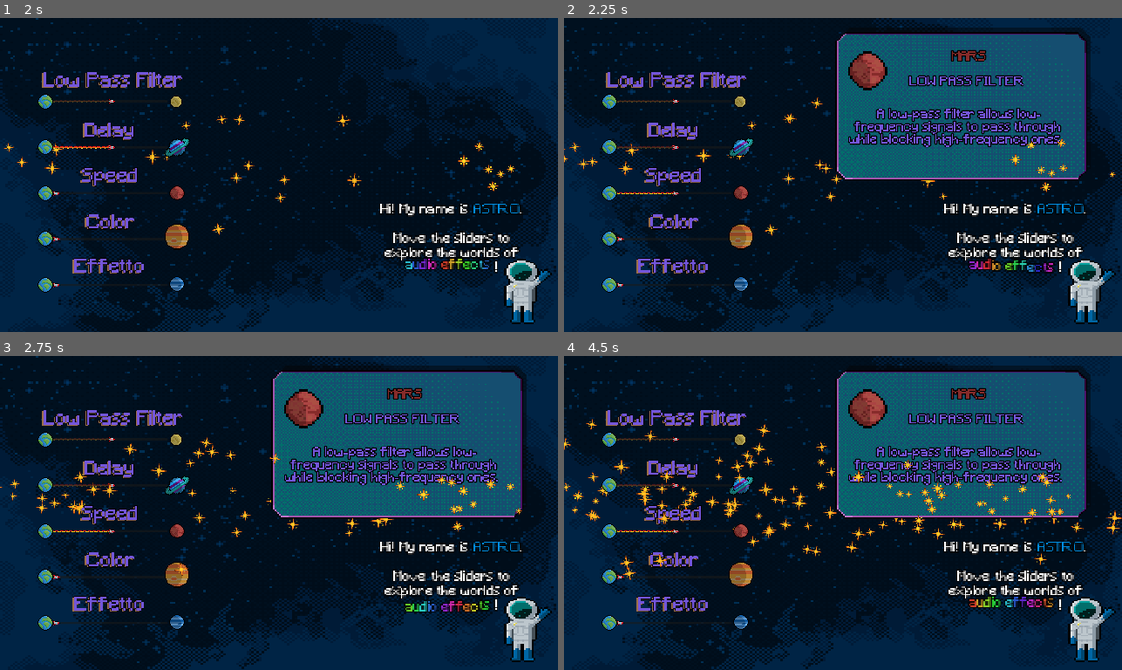
Above: before the commit, frames 1-4 (two rows, left to right).
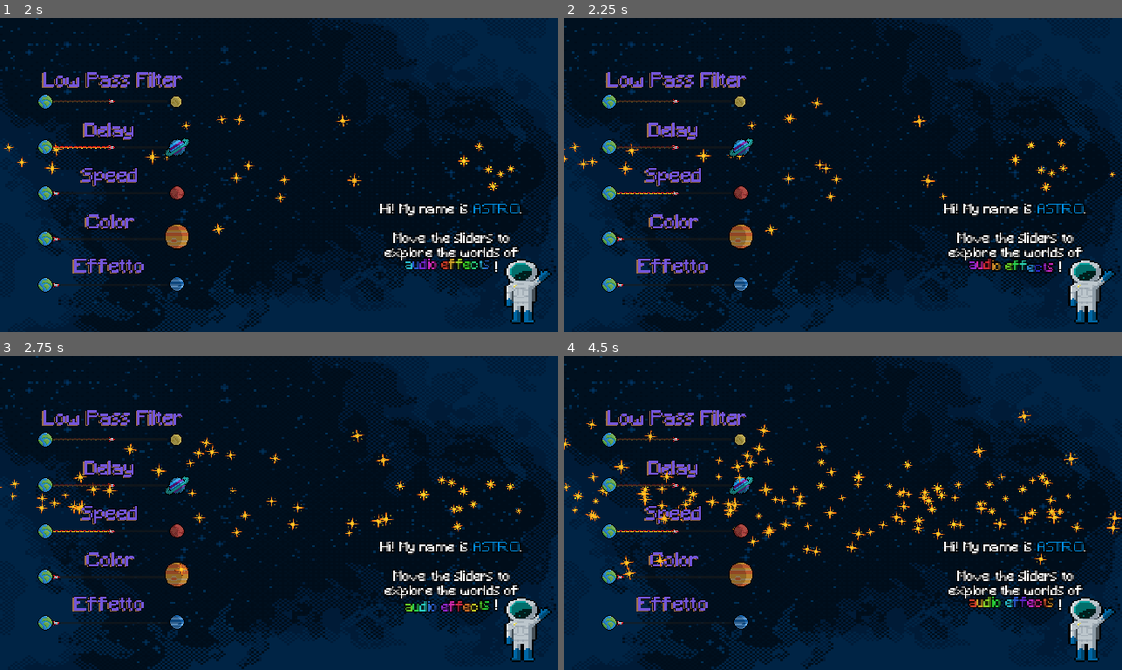
Above: after the commit, the same moments.

Repository: mengo1993/gianluandreeducationalgamejam
Game: Godot game, scene res://game.tscn
Two runs of this game, one before a commit and one after it. Both use one fixed random seed, a clock stepped at 60 frames per second and the inputs below. Sound files missing from this copy of the repository are replaced by a short silence.
Inputs (mouse positions are in pixels of both pictures, inside the frame that each line leads up to):
- Up to frame 1 (2 s): click (111, 93) at 0.52 s; click (111, 137) at 1.27 s
- Up to frame 2 (2.25 s): click (675, 184) at 2.02 s
- Up to frame 3 (2.75 s): no input
- Up to frame 4 (4.5 s): click (675, 431) at 2.77 s; click (675, 475) at 3.52 s; click (675, 522) at 4.27 s

Frame 1 is identical in both runs. In frame 2, 21% of the frame differs, in the area x 48-95%, y 3-52%; in frame 3, 21%; in frame 4, 21%.

Commit message:
pamplets appaiono con tutti i pianeti

Diff:
--- a/game.gd
+++ b/game.gd
@@ -58,6 +58,12 @@
 		audio_main.play()
 	)
 
+	# connect buttons to fade out
+	for node in get_tree().get_nodes_in_group("pamplets_button"): # This gets all nodes, then filter
+		if node is Button:
+			node.mouse_exited.connect(pamplets.fade_out)
+
+
 
 func _on_slider_speed_value_changed(value: float) -> void:
 	edit_particles_speed(value)
@@ -173,8 +179,84 @@
 
 ###### POP UP PAMPLETS
 
-# speed slider
-func _on_slider_speed_mouse_entered() -> void:
-	pamplets.visible = true
-func _on_slider_speed_mouse_exited() -> void:
-	pamplets.visible = false
+## speed slider
+#func _on_slider_speed_mouse_entered() -> void:
+	#pamplets.visible = true
+#func _on_slider_speed_mouse_exited() -> void:
+	#pamplets.visible = false
+
+
+
+func _on_description_1_mouse_entered() -> void:
+	var texture : Texture2D = preload("res://moon.png")
+
+	var plant_text = "[color=#872b2a]MOON"
+	var title_text = "[color=#7456da]SOMETHING"
+
+	# Use the variables
+	var title : String  = plant_text + "\n\n" + title_text
+
+
+	var description : String = "\n[color=#7456da]Something"
+	pamplets.focus(texture, title, description)
+
+
+
+
+
+func _on_descripiton_2_mouse_entered() -> void:
+	var texture : Texture2D = preload("res://jupiter.png")
+
+	var plant_text = "[color=#872b2a]SATURN"
+	var title_text = "[color=#7456da]SOMETHING"
+
+	# Use the variables
+	var title : String  = plant_text + "\n\n" + title_text
+
+
+	var description : String = "\n[color=#7456da]Something"
+	pamplets.focus(texture, title, description)
+
+
+
+
+func _on_description_3_mouse_entered() -> void:
+	var texture : Texture2D = preload("res://mars.png")
+
+	var plant_text = "[color=#872b2a]MARS"
+	var title_text = "[color=#7456da]LOW PASS FILTER"
+
+	# Use the variables
+	var title : String = plant_text +"\n\n" + title_text
+
+
+	var description : String = "\n[color=#7456da]A low-pass filter allows low-frequency signals to pass through while blocking high-frequency ones. "
+	pamplets.focus(texture, title, description)
+
+
+func _on_desciption_4_mouse_entered() -> void:
+	var texture : Texture2D = preload("res://saturn.png")
+
+	var plant_text = "[color=#872b2a]JUPITER"
+	var title_text = "[color=#7456da]SOMETHING"
+
+	# Use the variables
+	var title : String  = plant_text + "\n\n" + title_text
+
+
+	var description : String = "\n[color=#7456da]Something"
+	pamplets.focus(texture, title, description)
+
+
+func _on_desciption_5_mouse_entered() -> void:
+	var texture : Texture2D = preload("res://neptune.png")
+
+	var plant_text = "[color=#872b2a]NEPTUNE"
+	var title_text = "[color=#7456da]SOMETHING"
+
+	# Use the variables
+	var title : String  = plant_text + "\n\n" + title_text
+
+
+	var description : String = "\n[color=#7456da]Something"
+	pamplets.focus(texture, title, description)
--- a/game.tscn
+++ b/game.tscn
@@ -4,6 +4,7 @@
 [ext_resource type="Script" uid="uid://bs17o8jabrqto" path="res://game.gd" id="1_e2o6t"]
 [ext_resource type="Texture2D" uid="uid://dlv8peo0eqtri" path="res://Sky.png" id="2_7jktm"]
 [ext_resource type="Theme" uid="uid://cb6cfuisv1qi8" path="res://Text_astro.tres" id="2_hve3p"]
+[ext_resource type="PackedScene" uid="uid://d1xxkxi4vla28" path="res://pamplets.tscn" id="2_rvswv"]
 [ext_resource type="Texture2D" uid="uid://d2wj13aym5ime" path="res://spaceman_2.png" id="3_lc2xo"]
 [ext_resource type="Texture2D" uid="uid://dtj0u25vb4cj5" path="res://star-Sheet.png" id="5_7jktm"]
 [ext_resource type="Texture2D" uid="uid://dwckgr4lepx1y" path="res://earth_slider.png" id="6_215e1"]
@@ -17,7 +18,6 @@
 [ext_resource type="Texture2D" uid="uid://cmtgpd5p07oav" path="res://saturn.png" id="15_e8heu"]
 [ext_resource type="Texture2D" uid="uid://dcusmnmddgg1r" path="res://moon.png" id="16_rvswv"]
 [ext_resource type="Texture2D" uid="uid://bm4cs52sumrnt" path="res://neptune.png" id="17_boyg6"]
-[ext_resource type="Texture2D" uid="uid://d2h3bn0k8pbjo" path="res://pamplet2.png" id="18_rvswv"]
 
 [sub_resource type="AtlasTexture" id="AtlasTexture_ryrav"]
 atlas = ExtResource("5_7jktm")
@@ -26,77 +26,7 @@
 [node name="game" type="Node2D"]
 script = ExtResource("1_e2o6t")
 
-[node name="Pamplets" type="Control" parent="."]
-visible = false
-layout_mode = 3
-anchors_preset = 0
-offset_right = 640.0
-offset_bottom = 361.0
-
-[node name="TextureRect" type="TextureRect" parent="Pamplets"]
-layout_mode = 1
-anchors_preset = -1
-anchor_left = 0.478
-anchor_right = 1.0
-anchor_bottom = 0.526
-offset_left = 0.0799866
-offset_top = 9.0
-offset_right = 3.0
-offset_bottom = 20.114
-grow_horizontal = 0
-grow_vertical = 2
-scale = Vector2(0.9, 0.9)
-texture = ExtResource("18_rvswv")
-
-[node name="VBoxContainer" type="VBoxContainer" parent="Pamplets/TextureRect"]
-layout_mode = 1
-anchors_preset = 15
-anchor_right = 1.0
-anchor_bottom = 1.0
-offset_left = 22.0
-offset_top = 26.0
-offset_right = -36.0
-offset_bottom = -8.0
-grow_horizontal = 2
-grow_vertical = 2
-
-[node name="HBoxContainer" type="HBoxContainer" parent="Pamplets/TextureRect/VBoxContainer"]
-custom_minimum_size = Vector2(50, 50)
-layout_mode = 2
-
-[node name="TextureRect" type="TextureRect" parent="Pamplets/TextureRect/VBoxContainer/HBoxContainer"]
-custom_minimum_size = Vector2(50, 50)
-layout_mode = 2
-size_flags_horizontal = 0
-size_flags_stretch_ratio = 0.0
-texture = ExtResource("13_215e1")
-stretch_mode = 5
-
-[node name="RichTextLabel" type="RichTextLabel" parent="Pamplets/TextureRect/VBoxContainer/HBoxContainer"]
-custom_minimum_size = Vector2(200, 60)
-layout_mode = 2
-size_flags_horizontal = 2
-size_flags_vertical = 2
-size_flags_stretch_ratio = 0.0
-theme = ExtResource("2_hve3p")
-theme_override_constants/outline_size = 5
-bbcode_enabled = true
-text = "[color=#872b2a]MARS
-
-[color=#7456da]LOW PASS FILTER
-"
-horizontal_alignment = 1
-vertical_alignment = 1
-
-[node name="RichTextLabel2" type="RichTextLabel" parent="Pamplets/TextureRect/VBoxContainer"]
-layout_mode = 2
-size_flags_vertical = 3
-theme = ExtResource("2_hve3p")
-theme_override_constants/outline_size = 5
-bbcode_enabled = true
-text = "
-[color=#7456da] A low-pass filter allows low-frequency signals to pass through while blocking high-frequency ones. "
-horizontal_alignment = 1
+[node name="Pamplets" parent="." instance=ExtResource("2_rvswv")]
 
 [node name="Control" type="Control" parent="."]
 layout_mode = 3
@@ -203,6 +133,14 @@
 text = "[color=#7456da]Low Pass Filter
 "
 
+[node name="Description1" type="Button" parent="Control/Container_V_ Effects/Reverb_Text" groups=["pamplets_button"]]
+self_modulate = Color(1, 1, 1, 0)
+layout_mode = 2
+offset_left = -240.0
+offset_top = 30.0
+offset_right = 256.0
+offset_bottom = 147.0
+
 [node name="sliderLifetime" type="HSlider" parent="Control/Container_V_ Effects"]
 custom_minimum_size = Vector2(400, 75)
 layout_mode = 2
@@ -243,6 +181,14 @@
 text = "[color=#7456da]Delay
 "
 
+[node name="Descripiton2" type="Button" parent="Control/Container_V_ Effects/Delay_Text" groups=["pamplets_button"]]
+self_modulate = Color(1, 1, 1, 0)
+layout_mode = 0
+offset_left = -237.0
+offset_top = 22.0
+offset_right = 252.0
+offset_bottom = 152.0
+
 [node name="sliderAmount" type="HSlider" parent="Control/Container_V_ Effects"]
 custom_minimum_size = Vector2(400, 75)
 layout_mode = 2
@@ -283,6 +229,14 @@
 text = "[color=#7456da]Speed
 "
 
+[node name="Description3" type="Button" parent="Control/Container_V_ Effects/?_Text" groups=["pamplets_button"]]
+self_modulate = Color(1, 1, 1, 0)
+layout_mode = 0
+offset_left = -240.0
+offset_top = 23.0
+offset_right = 259.0
+offset_bottom = 140.0
+
 [node name="sliderSpeed" type="HSlider" parent="Control/Container_V_ Effects"]
 custom_minimum_size = Vector2(400, 75)
 layout_mode = 2
@@ -323,6 +277,14 @@
 text = "[color=#7456da]Color
 "
 
+[node name="Desciption4" type="Button" parent="Control/Container_V_ Effects/??_Text" groups=["pamplets_button"]]
+self_modulate = Color(1, 1, 1, 0)
+layout_mode = 0
+offset_left = -246.0
+offset_top = 28.0
+offset_right = 268.0
+offset_bottom = 133.0
+
 [node name="sliderColor" type="HSlider" parent="Control/Container_V_ Effects"]
 custom_minimum_size = Vector2(400, 75)
 layout_mode = 2
@@ -362,6 +324,14 @@
 bbcode_enabled = true
 text = "[color=#7456da]Effetto
 "
+
+[node name="Desciption5" type="Button" parent="Control/Container_V_ Effects/??_Text2" groups=["pamplets_button"]]
+self_modulate = Color(1, 1, 1, 0)
+layout_mode = 0
+offset_left = -237.0
+offset_top = 23.0
+offset_right = 259.0
+offset_bottom = 140.0
 
 [node name="sliderRadialSpeed" type="HSlider" parent="Control/Container_V_ Effects"]
 custom_minimum_size = Vector2(400, 75)
@@ -447,10 +417,13 @@
 position = Vector2(203, 278)
 texture = ExtResource("17_boyg6")
 
+[connection signal="mouse_entered" from="Control/Container_V_ Effects/Reverb_Text/Description1" to="." method="_on_description_1_mouse_entered"]
 [connection signal="value_changed" from="Control/Container_V_ Effects/sliderLifetime" to="." method="_on_slider_lifetime_value_changed"]
+[connection signal="mouse_entered" from="Control/Container_V_ Effects/Delay_Text/Descripiton2" to="." method="_on_descripiton_2_mouse_entered"]
 [connection signal="value_changed" from="Control/Container_V_ Effects/sliderAmount" to="." method="_on_slider_amount_value_changed"]
-[connection signal="mouse_entered" from="Control/Container_V_ Effects/sliderSpeed" to="." method="_on_slider_speed_mouse_entered"]
-[connection signal="mouse_exited" from="Control/Container_V_ Effects/sliderSpeed" to="." method="_on_slider_speed_mouse_exited"]
+[connection signal="mouse_entered" from="Control/Container_V_ Effects/?_Text/Description3" to="." method="_on_description_3_mouse_entered"]
 [connection signal="value_changed" from="Control/Container_V_ Effects/sliderSpeed" to="." method="_on_slider_speed_value_changed"]
+[connection signal="mouse_entered" from="Control/Container_V_ Effects/??_Text/Desciption4" to="." method="_on_desciption_4_mouse_entered"]
 [connection signal="value_changed" from="Control/Container_V_ Effects/sliderColor" to="." method="_on_slider_color_value_changed"]
+[connection signal="mouse_entered" from="Control/Container_V_ Effects/??_Text2/Desciption5" to="." method="_on_desciption_5_mouse_entered"]
 [connection signal="value_changed" from="Control/Container_V_ Effects/sliderRadialSpeed" to="." method="_on_slider_radial_speed_value_changed"]
--- /dev/null
+++ b/pamplets.gd
@@ -0,0 +1,25 @@
+extends Control
+const DURATION_OF_FADE : float = 0.3
+
+func _ready() -> void:
+	modulate.a = 0.0
+
+func focus(texture : Texture2D, title : String, description : String) -> void:
+	$TextureRect/VBoxContainer/HBoxContainer/TextureRect.texture = texture
+	$TextureRect/VBoxContainer/HBoxContainer/RichTextLabel.text = title
+	$TextureRect/VBoxContainer/RichTextLabel2.text = description
+
+	modulate.a = 0.0
+	var tween = create_tween()
+	tween.tween_property(self, "modulate:a", 1.0, DURATION_OF_FADE)
+	tween.set_ease(Tween.EASE_OUT)
+	tween.set_trans(Tween.TRANS_QUAD)
+
+
+func fade_out() -> void:
+
+	modulate.a = 1.0
+	var tween = create_tween()
+	tween.tween_property(self, "modulate:a", 0.0, DURATION_OF_FADE)
+	tween.set_ease(Tween.EASE_OUT)
+	tween.set_trans(Tween.TRANS_QUAD)
--- /dev/null
+++ b/pamplets.tscn
@@ -0,0 +1,78 @@
+[gd_scene load_steps=5 format=3 uid="uid://d1xxkxi4vla28"]
+
+[ext_resource type="Texture2D" uid="uid://d2h3bn0k8pbjo" path="res://pamplet2.png" id="1_gwfp3"]
+[ext_resource type="Script" uid="uid://bs2onoa1rsulc" path="res://pamplets.gd" id="1_t6lhf"]
+[ext_resource type="Texture2D" uid="uid://n7crt831k17p" path="res://mars.png" id="2_t6lhf"]
+[ext_resource type="Theme" uid="uid://cb6cfuisv1qi8" path="res://Text_astro.tres" id="3_blmvg"]
+
+[node name="Pamplets" type="Control"]
+layout_mode = 3
+anchors_preset = 0
+offset_right = 640.0
+offset_bottom = 361.0
+script = ExtResource("1_t6lhf")
+
+[node name="TextureRect" type="TextureRect" parent="."]
+layout_mode = 1
+anchors_preset = -1
+anchor_left = 0.478
+anchor_right = 1.0
+anchor_bottom = 0.526
+offset_left = 0.0799866
+offset_top = 9.0
+offset_right = 3.0
+offset_bottom = 20.114
+grow_horizontal = 0
+grow_vertical = 2
+scale = Vector2(0.9, 0.9)
+texture = ExtResource("1_gwfp3")
+
+[node name="VBoxContainer" type="VBoxContainer" parent="TextureRect"]
+layout_mode = 1
+anchors_preset = 15
+anchor_right = 1.0
+anchor_bottom = 1.0
+offset_left = 22.0
+offset_top = 26.0
+offset_right = -36.0
+offset_bottom = -8.0
+grow_horizontal = 2
+grow_vertical = 2
+
+[node name="HBoxContainer" type="HBoxContainer" parent="TextureRect/VBoxContainer"]
+custom_minimum_size = Vector2(50, 50)
+layout_mode = 2
+
+[node name="TextureRect" type="TextureRect" parent="TextureRect/VBoxContainer/HBoxContainer"]
+custom_minimum_size = Vector2(50, 50)
+layout_mode = 2
+size_flags_horizontal = 0
+size_flags_stretch_ratio = 0.0
+texture = ExtResource("2_t6lhf")
+stretch_mode = 5
+
+[node name="RichTextLabel" type="RichTextLabel" parent="TextureRect/VBoxContainer/HBoxContainer"]
+custom_minimum_size = Vector2(200, 60)
+layout_mode = 2
+size_flags_horizontal = 2
+size_flags_vertical = 2
+size_flags_stretch_ratio = 0.0
+theme = ExtResource("3_blmvg")
+theme_override_constants/outline_size = 5
+bbcode_enabled = true
+text = "[color=#872b2a]MARS
+
+[color=#7456da]LOW PASS FILTER
+"
+horizontal_alignment = 1
+vertical_alignment = 1
+
+[node name="RichTextLabel2" type="RichTextLabel" parent="TextureRect/VBoxContainer"]
+layout_mode = 2
+size_flags_vertical = 3
+theme = ExtResource("3_blmvg")
+theme_override_constants/outline_size = 5
+bbcode_enabled = true
+text = "
+[color=#7456da] A low-pass filter allows low-frequency signals to pass through while blocking high-frequency ones. "
+horizontal_alignment = 1
Not shown, added: pamplets.gd.uid
